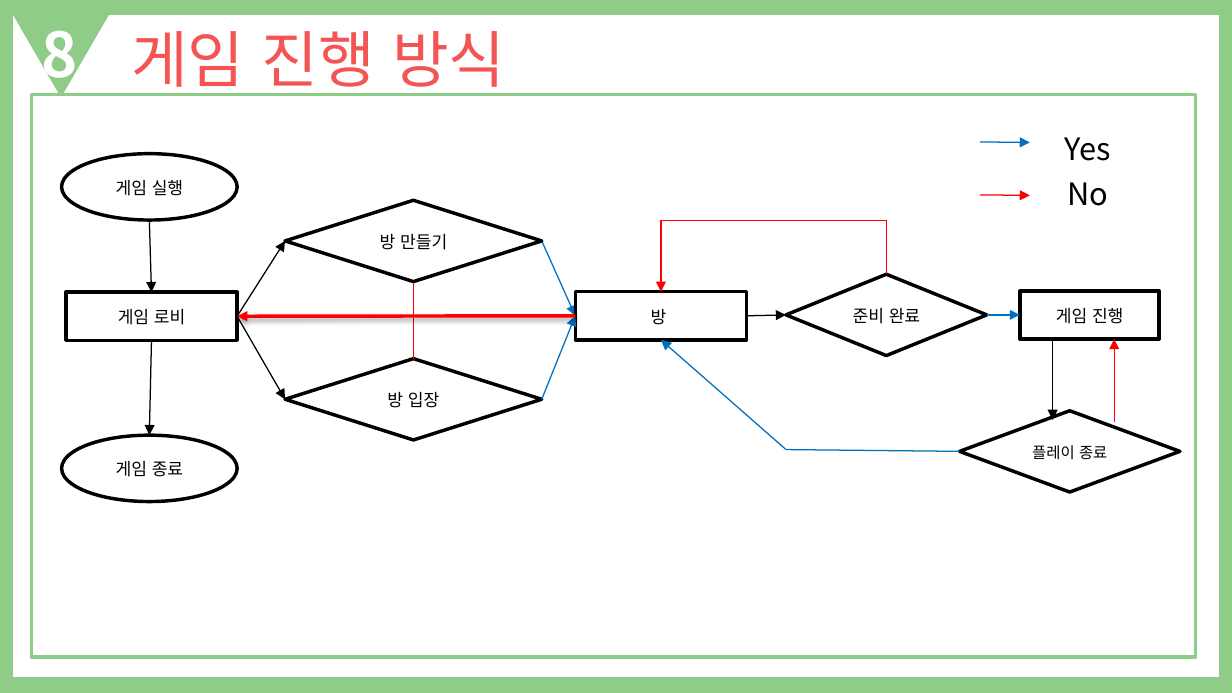
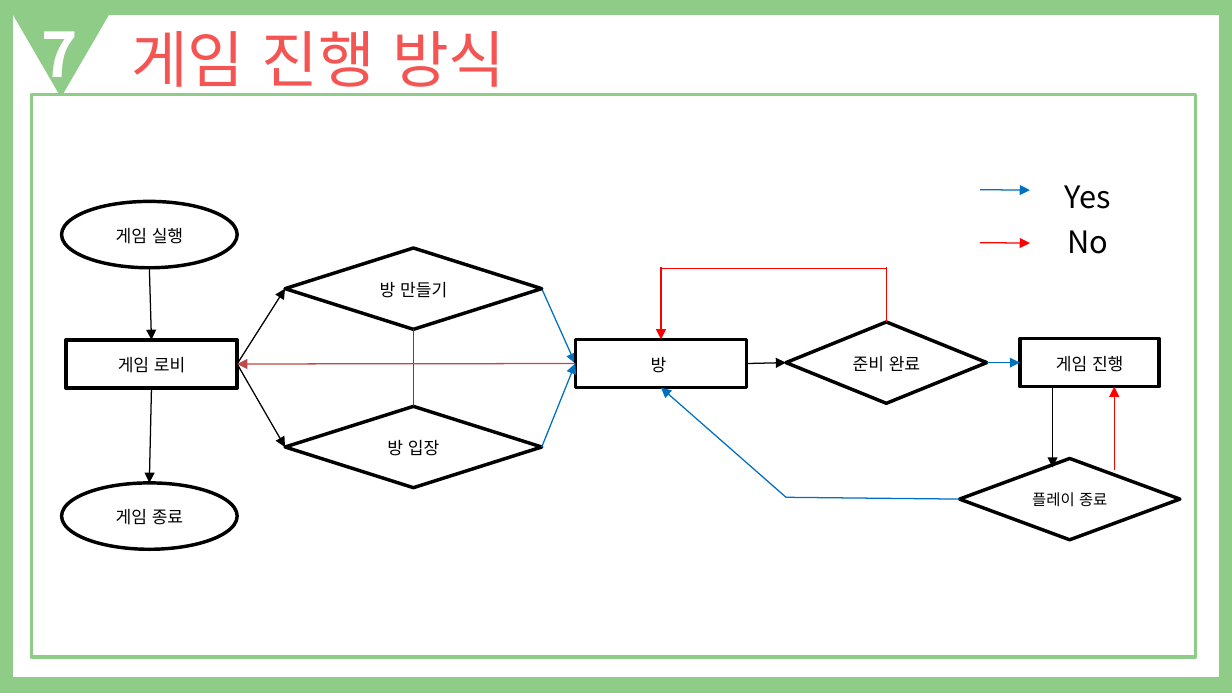
Before and after one commit to Celesta129/TeamProject, a slide deck: slide 10 of Documents/King of Playground 기획 발표자료.pptx. Drawn at 1232x693 pixels with LibreOffice and Linux fonts; fonts in the diff are those of the drawing. Boxes give left, top, right and bottom in pixels: in the first picture for what was removed or moved away, otherwise in the second. Text is boxed around its words. In the diff, an @@ line names an element or a change of style, - is before the commit and + after.

```diff
--- a/Documents/King of Playground 기획 발표자료.pptx
+++ b/Documents/King of Playground 기획 발표자료.pptx
@@ text at [41,31,77,93]: text changed @@
-8
+7
@@ 9 arrows, 3 rectangles, 3 lines, 2 diamonds, 2 texts, 1 ellipse: place and size @@
-9 arrows, 3 rectangles, 3 lines, 2 diamonds, 2 texts, 1 ellipse at [62,137,1180,501]
+9 arrows, 3 rectangles, 3 lines, 2 diamonds, 2 texts, 1 ellipse at [62,185,1180,549]
@@ arrow (575, 363) - (238, 363): stroke #FF0000 2 pt to #BF4C48 0.75 pt @@
@@ 6 arrows, 2 diamonds, 1 ellipse, 1 line: place and size @@
-6 arrows, 2 diamonds, 1 ellipse, 1 line at [62,154,1020,399]
+6 arrows, 2 diamonds, 1 ellipse, 1 line at [62,201,1020,447]
```
Also in this commit, not shown: 8 other slides changed, 2 slides added, 2 other files.
